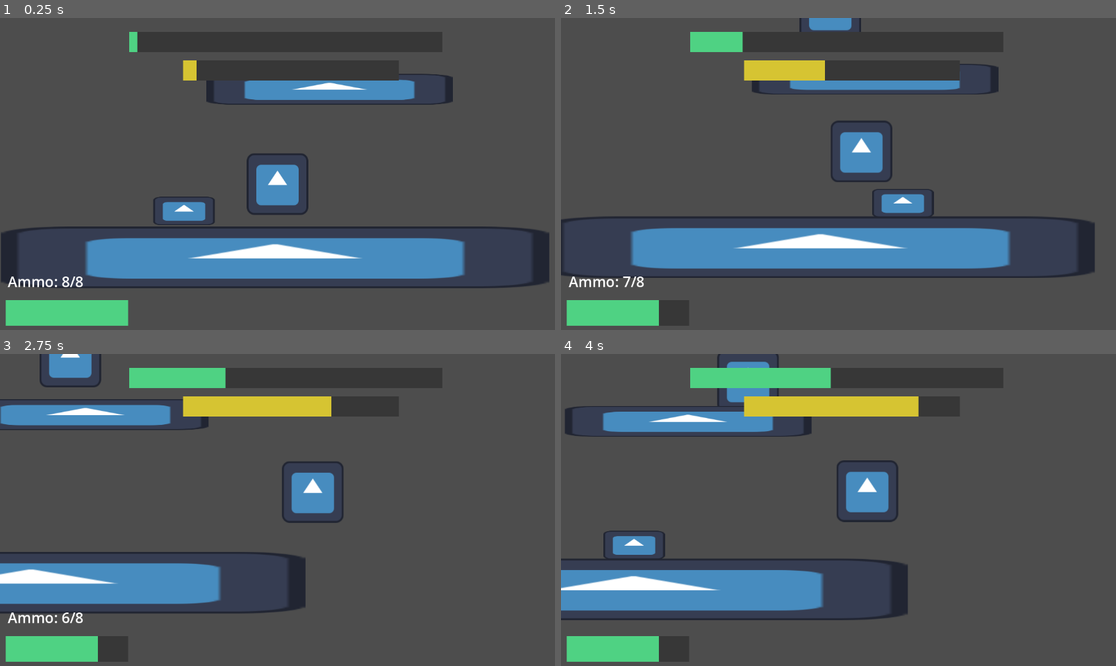
Above: before the commit, frames 1-4 (two rows, left to right).
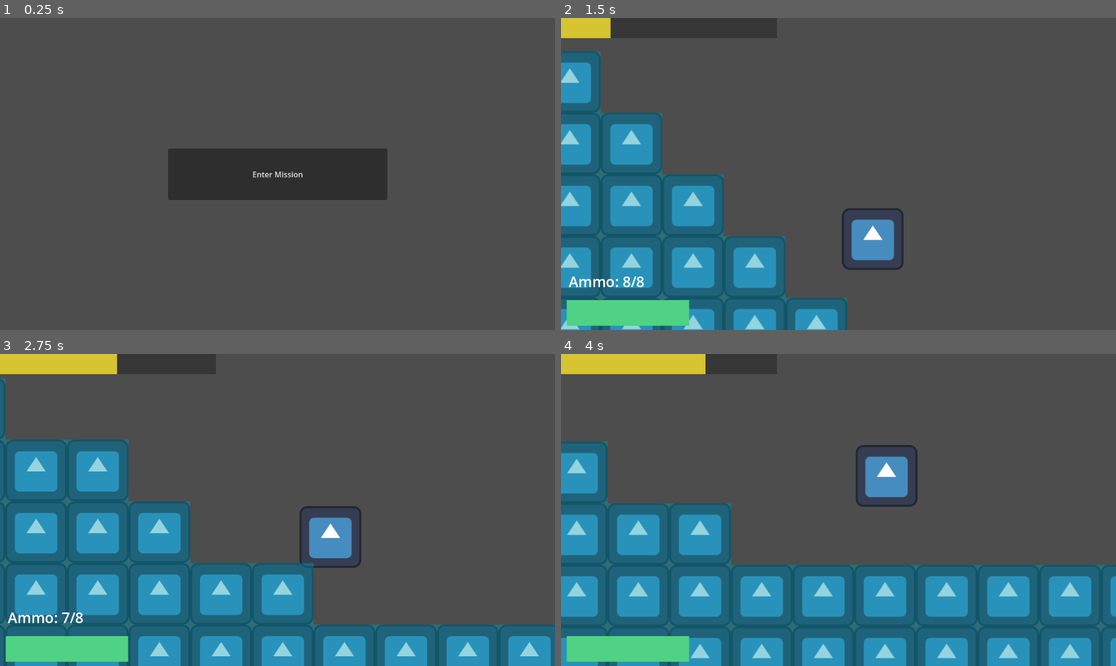
Above: after the commit, the same moments.

Repository: dzfrias/gladiator
Game: Godot game, scene res://scenes/test_scene.tscn
Two runs of this game, one before a commit and one after it. Both use one fixed random seed, a clock stepped at 60 frames per second and the inputs below. The engine's default icon, where the game draws it, is replaced by a stand-in: a white triangle on a blue panel in a dark square.
Inputs (mouse positions are in pixels of both pictures, inside the frame that each line leads up to):
- Up to frame 1 (0.25 s): no input
- Up to frame 2 (1.5 s): click (838, 174) at 0.5 s, where only the run after the commit has a clickable "Enter Mission"; move the mouse to (960, 158) at 1.27 s; hold D (right) from 1.28 s (still down); hold Space (jump) from 1.28 s (still down)
- Up to frame 3 (2.75 s): keep holding D (right); move the mouse to (166, 525) at 2.02 s; release Space (jump) at 2.03 s; click (166, 525) at 2.1 s; tap Space (jump) at 2.27, 2.3, 2.57 s
- Up to frame 4 (4 s): move the mouse to (894, 441) at 2.77 s; release D (right) at 2.78 s; hold A (left) 2.78-3.53 s; hold E (roll) 2.78-3.53 s; tap Space (jump) at 3.05, 3.77, 3.8 s; move the mouse to (810, 572) at 3.52 s; hold D (right) from 3.53 s (still down); tap Q (toggle_weapon) at 3.6 s

The runs differ from the first frame. In frame 1, 23% of the frame differs, in the area x 0-99%, y 4-99%; in frame 2, 35%; in frame 3, 44%; in frame 4, 49%, in the area x 0-100%, y 0-100%.

Commit message:
Add basic mission system

Diff:
--- a/project.godot
+++ b/project.godot
@@ -19,6 +19,7 @@
 
 Constants="*res://scripts/util/Constants.gd"
 Debug="*res://scripts/util/Debug.gd"
+MissionManager="*res://scripts/mission_manager.gd"
 
 [input]
 
--- /dev/null
+++ b/scenes/acid_rain_indicator.tscn
@@ -0,0 +1,18 @@
+[gd_scene load_steps=4 format=3 uid="uid://bhayxr4wyjijd"]
+
+[ext_resource type="Script" path="res://scripts/ui/acid_rain_indicator.gd" id="1_jwrjw"]
+
+[sub_resource type="StyleBoxFlat" id="StyleBoxFlat_eba51"]
+bg_color = Color(0.215902, 0.215902, 0.215902, 1)
+
+[sub_resource type="StyleBoxFlat" id="StyleBoxFlat_uoitw"]
+bg_color = Color(0.310203, 0.822627, 0.514826, 1)
+
+[node name="AcidRainIndicator" type="ProgressBar"]
+offset_right = 650.0
+offset_bottom = 42.0
+theme_override_font_sizes/font_size = 30
+theme_override_styles/background = SubResource("StyleBoxFlat_eba51")
+theme_override_styles/fill = SubResource("StyleBoxFlat_uoitw")
+show_percentage = false
+script = ExtResource("1_jwrjw")
--- /dev/null
+++ b/scenes/lightning_indicator.tscn
@@ -0,0 +1,18 @@
+[gd_scene load_steps=4 format=3 uid="uid://bm0hxwrfnl0cc"]
+
+[ext_resource type="Script" path="res://scripts/ui/lightning_indicator.gd" id="1_qnc1m"]
+
+[sub_resource type="StyleBoxFlat" id="StyleBoxFlat_eba51"]
+bg_color = Color(0.215902, 0.215902, 0.215902, 1)
+
+[sub_resource type="StyleBoxFlat" id="StyleBoxFlat_vrxf2"]
+bg_color = Color(0.838505, 0.770122, 0.196965, 1)
+
+[node name="LightningIndicator" type="ProgressBar"]
+offset_right = 448.0
+offset_bottom = 42.0
+theme_override_font_sizes/font_size = 30
+theme_override_styles/background = SubResource("StyleBoxFlat_eba51")
+theme_override_styles/fill = SubResource("StyleBoxFlat_vrxf2")
+show_percentage = false
+script = ExtResource("1_qnc1m")
--- /dev/null
+++ b/scenes/mission.tscn
@@ -0,0 +1,85 @@
+[gd_scene load_steps=18 format=3 uid="uid://bcjerk6m5dfga"]
+
+[ext_resource type="Texture2D" uid="uid://dccns2r7l5dx3" path="res://assets/icon.svg" id="1_a3wti"]
+[ext_resource type="Script" path="res://scripts/procedural_generation.gd" id="2_iogpu"]
+[ext_resource type="PackedScene" uid="uid://dv7ihnextsw4v" path="res://scenes/player.tscn" id="3_mkemn"]
+[ext_resource type="Script" path="res://scripts/enemy_spawner.gd" id="4_orx62"]
+[ext_resource type="PackedScene" uid="uid://bydm8vffd6nwt" path="res://scenes/wolf.tscn" id="5_61yb7"]
+[ext_resource type="PackedScene" uid="uid://brhth4kuom7aw" path="res://scenes/vulture.tscn" id="6_q2hro"]
+[ext_resource type="Script" path="res://scripts/ui/ammo_ui.gd" id="8_kos0p"]
+[ext_resource type="PackedScene" uid="uid://bm0hxwrfnl0cc" path="res://scenes/lightning_indicator.tscn" id="8_l4yi6"]
+[ext_resource type="Script" path="res://scripts/ui/mission_ui.gd" id="8_lt0d7"]
+[ext_resource type="Script" path="res://scripts/ui/health_bar.gd" id="9_ia2mn"]
+[ext_resource type="PackedScene" uid="uid://bhayxr4wyjijd" path="res://scenes/acid_rain_indicator.tscn" id="9_iri0h"]
+
+[sub_resource type="TileSetAtlasSource" id="TileSetAtlasSource_r4vu7"]
+texture = ExtResource("1_a3wti")
+texture_region_size = Vector2i(128, 128)
+0:0/0 = 0
+0:0/0/physics_layer_0/polygon_0/points = PackedVector2Array(-64, -64, 64, -64, 64, 64, -64, 64)
+
+[sub_resource type="TileSet" id="TileSet_ww7cr"]
+tile_size = Vector2i(128, 128)
+physics_layer_0/collision_layer = 1
+sources/1 = SubResource("TileSetAtlasSource_r4vu7")
+
+[sub_resource type="FastNoiseLite" id="FastNoiseLite_3fpmt"]
+
+[sub_resource type="NoiseTexture2D" id="NoiseTexture2D_xlxtx"]
+noise = SubResource("FastNoiseLite_3fpmt")
+
+[sub_resource type="StyleBoxFlat" id="StyleBoxFlat_k1jq8"]
+bg_color = Color(0.215902, 0.215902, 0.215902, 1)
+
+[sub_resource type="StyleBoxFlat" id="StyleBoxFlat_u5mr4"]
+bg_color = Color(0.310203, 0.822627, 0.514826, 1)
+
+[node name="Mission" type="Node2D"]
+
+[node name="TileMapLayer" type="TileMapLayer" parent="." node_paths=PackedStringArray("noise_sprite")]
+tile_set = SubResource("TileSet_ww7cr")
+collision_visibility_mode = 1
+script = ExtResource("2_iogpu")
+noise_sprite = NodePath("../Noise")
+
+[node name="Noise" type="Sprite2D" parent="."]
+position = Vector2(-676, 0)
+texture = SubResource("NoiseTexture2D_xlxtx")
+
+[node name="Player" parent="." instance=ExtResource("3_mkemn")]
+position = Vector2(957, -44)
+move_speed = 600.0
+jump_speed = 700.0
+
+[node name="EnemySpawner" type="Node2D" parent="." node_paths=PackedStringArray("tilemap")]
+script = ExtResource("4_orx62")
+tilemap = NodePath("../TileMapLayer")
+wolf_scene = ExtResource("5_61yb7")
+vulture_scene = ExtResource("6_q2hro")
+
+[node name="UI" type="CanvasLayer" parent="."]
+script = ExtResource("8_lt0d7")
+lightning_scene = ExtResource("8_l4yi6")
+acid_rain_scene = ExtResource("9_iri0h")
+
+[node name="Ammo" type="Label" parent="UI"]
+offset_left = 16.0
+offset_top = 523.0
+offset_right = 174.0
+offset_bottom = 572.0
+theme_override_font_sizes/font_size = 30
+text = "Ammo: 0/0"
+vertical_alignment = 1
+script = ExtResource("8_kos0p")
+
+[node name="HealthBar" type="ProgressBar" parent="UI"]
+offset_left = 12.0
+offset_top = 586.0
+offset_right = 266.0
+offset_bottom = 639.0
+theme_override_font_sizes/font_size = 30
+theme_override_styles/background = SubResource("StyleBoxFlat_k1jq8")
+theme_override_styles/fill = SubResource("StyleBoxFlat_u5mr4")
+value = 100.0
+show_percentage = false
+script = ExtResource("9_ia2mn")
--- a/scenes/test_scene.tscn
+++ b/scenes/test_scene.tscn
@@ -1,132 +1,22 @@
-[gd_scene load_steps=16 format=3 uid="uid://bwfjl353c2wgp"]
+[gd_scene load_steps=2 format=3 uid="uid://bwfjl353c2wgp"]
 
-[ext_resource type="PackedScene" uid="uid://dv7ihnextsw4v" path="res://scenes/player.tscn" id="1_ql7v1"]
-[ext_resource type="Script" path="res://scripts/lightning.gd" id="2_pspid"]
-[ext_resource type="Texture2D" uid="uid://dccns2r7l5dx3" path="res://assets/icon.svg" id="2_xlqv4"]
-[ext_resource type="PackedScene" uid="uid://bydm8vffd6nwt" path="res://scenes/wolf.tscn" id="3_o7uif"]
-[ext_resource type="Script" path="res://scripts/ui/ammo_ui.gd" id="4_sei8v"]
-[ext_resource type="Script" path="res://scripts/ui/health_bar.gd" id="5_hwu5q"]
-[ext_resource type="PackedScene" uid="uid://brhth4kuom7aw" path="res://scenes/vulture.tscn" id="6_4ttbr"]
-[ext_resource type="Script" path="res://scripts/acid_rain.gd" id="7_8dpbw"]
-[ext_resource type="Script" path="res://scripts/ui/acid_rain_indicator.gd" id="7_8o478"]
-[ext_resource type="Script" path="res://scripts/ui/lightning_indicator.gd" id="9_l752i"]
-
-[sub_resource type="RectangleShape2D" id="RectangleShape2D_yvj7l"]
-size = Vector2(128, 126)
-
-[sub_resource type="StyleBoxFlat" id="StyleBoxFlat_eba51"]
-bg_color = Color(0.215902, 0.215902, 0.215902, 1)
-
-[sub_resource type="StyleBoxFlat" id="StyleBoxFlat_uoitw"]
-bg_color = Color(0.310203, 0.822627, 0.514826, 1)
-
-[sub_resource type="StyleBoxFlat" id="StyleBoxFlat_vrxf2"]
-bg_color = Color(0.838505, 0.770122, 0.196965, 1)
-
-[sub_resource type="RectangleShape2D" id="RectangleShape2D_rvov1"]
-size = Vector2(510, 64)
+[ext_resource type="Script" path="res://scripts/ui/test_mission_button.gd" id="1_dd6cd"]
 
 [node name="TestScene" type="Node2D"]
 
-[node name="AcidRain" type="RayCast2D" parent="." node_paths=PackedStringArray("debug_line")]
-position = Vector2(0, -1194)
-target_position = Vector2(0, 10000)
-collision_mask = 11
-script = ExtResource("7_8dpbw")
-debug_line = NodePath("Line2D")
+[node name="CanvasLayer" type="CanvasLayer" parent="."]
 
-[node name="Line2D" type="Line2D" parent="AcidRain"]
-default_color = Color(0.203922, 0.666667, 0.45098, 1)
-
-[node name="Lightning" type="Node2D" parent="."]
-script = ExtResource("2_pspid")
-
-[node name="Player" parent="." instance=ExtResource("1_ql7v1")]
-position = Vector2(8, -61)
-move_speed = 400.0
-
-[node name="Floor" type="StaticBody2D" parent="."]
-position = Vector2(3, 124)
-scale = Vector2(8.895, 1)
-
-[node name="Block" type="Sprite2D" parent="Floor"]
-texture = ExtResource("2_xlqv4")
-
-[node name="CollisionShape2D" type="CollisionShape2D" parent="Floor"]
-shape = SubResource("RectangleShape2D_yvj7l")
-
-[node name="Wolf" parent="." instance=ExtResource("3_o7uif")]
-position = Vector2(-236, -1)
-
-[node name="HUD" type="CanvasLayer" parent="."]
-
-[node name="AmmoUI" type="Label" parent="HUD"]
-offset_left = 16.0
-offset_top = 523.0
-offset_right = 174.0
-offset_bottom = 572.0
-theme_override_font_sizes/font_size = 30
-text = "Ammo: 0/0"
-vertical_alignment = 1
-script = ExtResource("4_sei8v")
-
-[node name="HealthBar" type="ProgressBar" parent="HUD"]
-offset_left = 12.0
-offset_top = 586.0
-offset_right = 266.0
-offset_bottom = 639.0
-theme_override_font_sizes/font_size = 30
-theme_override_styles/background = SubResource("StyleBoxFlat_eba51")
-theme_override_styles/fill = SubResource("StyleBoxFlat_uoitw")
-value = 100.0
-show_percentage = false
-script = ExtResource("5_hwu5q")
-
-[node name="AcidRainIndicator" type="ProgressBar" parent="HUD" node_paths=PackedStringArray("acid_rain")]
-anchors_preset = -1
-anchor_left = 0.515
-anchor_top = 0.077
-anchor_right = 0.515
-anchor_bottom = 0.077
-offset_left = -325.28
-offset_top = -20.896
-offset_right = 324.72
-offset_bottom = 21.104
-theme_override_font_sizes/font_size = 30
-theme_override_styles/background = SubResource("StyleBoxFlat_eba51")
-theme_override_styles/fill = SubResource("StyleBoxFlat_uoitw")
-show_percentage = false
-script = ExtResource("7_8o478")
-acid_rain = NodePath("../../AcidRain")
-
-[node name="LightningIndicator" type="ProgressBar" parent="HUD" node_paths=PackedStringArray("lightning")]
-anchors_preset = -1
-anchor_left = 0.524
-anchor_top = 0.168
-anchor_right = 0.524
-anchor_bottom = 0.168
-offset_left = -223.648
-offset_top = -20.864
-offset_right = 224.352
-offset_bottom = 21.136
-theme_override_font_sizes/font_size = 30
-theme_override_styles/background = SubResource("StyleBoxFlat_eba51")
-theme_override_styles/fill = SubResource("StyleBoxFlat_vrxf2")
-show_percentage = false
-script = ExtResource("9_l752i")
-lightning = NodePath("../../Lightning")
-
-[node name="Vulture" parent="." instance=ExtResource("6_4ttbr")]
-position = Vector2(0, -500)
-
-[node name="Roof" type="StaticBody2D" parent="."]
-position = Vector2(116, -225)
-collision_layer = 8
-collision_mask = 8
-
-[node name="Sprite2D" type="Sprite2D" parent="Roof"]
-scale = Vector2(4, 0.5)
-texture = ExtResource("2_xlqv4")
-
-[node name="CollisionShape2D" type="CollisionShape2D" parent="Roof"]
-shape = SubResource("RectangleShape2D_rvov1")
+[node name="Button" type="Button" parent="CanvasLayer"]
+anchors_preset = 8
+anchor_left = 0.5
+anchor_top = 0.5
+anchor_right = 0.5
+anchor_bottom = 0.5
+offset_left = -227.5
+offset_top = -53.5
+offset_right = 227.5
+offset_bottom = 53.5
+grow_horizontal = 2
+grow_vertical = 2
+text = "Enter Mission"
+script = ExtResource("1_dd6cd")
--- a/scripts/acid_rain.gd
+++ b/scripts/acid_rain.gd
@@ -1,6 +1,5 @@
 class_name AcidRain extends RayCast2D
 
-@export var debug_line: Line2D
 @export var time_between_damage: float = 1
 @export var damage: float = 2
 @export var cycle_off_mean_time := 10.0
@@ -13,12 +12,12 @@
 signal timer_changed(timer: SceneTreeTimer)
 
 func _ready() -> void:
+	collision_mask = Constants.ENVIRONMENT_LAYER | Constants.ROOF_LAYER | Constants.PLAYER_LAYER
 	_cycle()
 
 func _process(_delta: float) -> void:
 	global_position.x = Player.Instance.global_position.x
 
-	_move_debug_line()
 	if is_colliding():
 		var collider = get_collider()
 		if collider is Player and _can_damage:
@@ -31,23 +30,14 @@
 	await get_tree().create_timer(time_between_damage).timeout
 	_can_damage = true
 
-func _move_debug_line():
-	debug_line.clear_points()
-	debug_line.global_position = global_position
-	debug_line.add_point(Vector2.ZERO, 0)
-	debug_line.add_point(target_position, 1)
-
 func _cycle():
-	var line_width = debug_line.width
 	while true:
 		enabled = false
-		debug_line.width = 0
 		var wait_time = randfn(cycle_off_mean_time, cycle_off_sd)
 		var timer = get_tree().create_timer(wait_time)
 		timer_changed.emit(timer)
 		await timer.timeout
 		enabled = true
-		debug_line.width = line_width
 		var on_time = randfn(cycle_on_mean_time, cycle_on_sd)
 		timer = get_tree().create_timer(on_time)
 		timer_changed.emit(timer)
--- a/scripts/enemy_spawner.gd
+++ b/scripts/enemy_spawner.gd
@@ -1,28 +1,25 @@
 extends Node2D
 
 @export var tilemap: ProceduralGeneration
-
 @export var wolf_scene: PackedScene
 @export var vulture_scene: PackedScene
-
-@export var wolf_spawn_height = 1
-@export var vulture_spawn_height = 3
-
 @export var wolf_spawn_chance: float = 0.06
 @export var vulture_spawn_chance: float = 0.06
-
 @export var x_pos_padding = 10
 
 func _ready() -> void:
-	for x in range(x_pos_padding, tilemap.get_x_distance() - x_pos_padding):
-		spawn_enemies_with_chance(x, tilemap.get_ground_height(x))
+	for x in range(x_pos_padding, tilemap.x_distance - x_pos_padding):
+		spawn_enemies_with_chance(x)
 
-func spawn_enemies_with_chance(x, ground):
-	spawn_enemy_with_chance(wolf_scene, x, wolf_spawn_chance, ground, wolf_spawn_height)
-	spawn_enemy_with_chance(vulture_scene, x, vulture_spawn_chance, ground, vulture_spawn_height)
+func spawn_enemies_with_chance(x: int):
+	const WOLF_SPAWN_HEIGHT = 1
+	const VULTURE_SPAWN_HEIGHT = 3
+	spawn_enemy_with_chance(wolf_scene, x, wolf_spawn_chance, WOLF_SPAWN_HEIGHT)
+	spawn_enemy_with_chance(vulture_scene, x, vulture_spawn_chance, VULTURE_SPAWN_HEIGHT)
 
-func spawn_enemy_with_chance(enemy_scene: PackedScene, x_pos: int, spawn_chance: float, ground_height: int, spawn_height: int = 1):
+func spawn_enemy_with_chance(enemy_scene: PackedScene, x_pos: int, spawn_chance: float, spawn_height: int = 1):
+	var ground_height := tilemap.get_ground_height(x_pos)
 	if randf_range(0, 1) < spawn_chance:
 		var enemy = enemy_scene.instantiate()
 		enemy.global_position = to_global(tilemap.map_to_local(Vector2(x_pos, ground_height - spawn_height)))
-		get_tree().root.add_child.call_deferred(enemy)
+		get_tree().root.get_child(-1).add_child.call_deferred(enemy)
--- /dev/null
+++ b/scripts/mission.gd
@@ -0,0 +1,8 @@
+class_name Mission extends Node
+
+var gold: int
+
+signal mission_finished
+
+func _enter_tree() -> void:
+	assert(gold > 0)
--- /dev/null
+++ b/scripts/mission_manager.gd
@@ -0,0 +1,31 @@
+extends Node
+
+var weather: Node
+var mission: Mission
+
+var _mission_scene = preload("res://scenes/mission.tscn")
+var _home_scene = preload("res://scenes/test_scene.tscn")
+
+func enter_mission() -> void:
+	_goto_mission.call_deferred()
+
+func return_home() -> void:
+	assert(mission != null)
+	_goto_home.call_deferred()
+
+func _goto_home() -> void:
+	_load_scene(_home_scene)
+
+func _goto_mission() -> void:
+	var new_scene := _load_scene(_mission_scene)
+	if weather:
+		new_scene.add_child(weather)
+	new_scene.add_child(mission)
+	mission.mission_finished.connect(return_home)
+
+func _load_scene(scene: PackedScene) -> Node:
+	get_tree().root.get_child(-1).free()
+	var new_scene = scene.instantiate()
+	get_tree().root.add_child(new_scene)
+	get_tree().current_scene = new_scene
+	return new_scene
--- a/scripts/procedural_generation.gd
+++ b/scripts/procedural_generation.gd
@@ -4,24 +4,21 @@
 const BLOCK_TILE_ATLAS_POS = Vector2(0, 0)
 
 @export var noise_sprite: Sprite2D
+@export var x_distance = 200
 
 @onready var noise: Noise = noise_sprite.texture.noise
 var depth_multiplier = 20
-var x_distance = 200
 var y_distance = 50
 
-var ground_height: Dictionary
+var _ground_heights: Array[int]
 
 func _ready() -> void:
 	noise.seed = randi_range(0, 1000)
 	for x in x_distance:
-		var ground = abs(noise.get_noise_2d(x, 0) * depth_multiplier)
-		ground_height[x] = ground
+		var ground := absi(noise.get_noise_2d(x, 0) * depth_multiplier)
+		_ground_heights.append(ground)
 		for y in range(ground, y_distance):
 			set_cell(Vector2(x, y), BLOCK_ID, BLOCK_TILE_ATLAS_POS)
 
 func get_ground_height(x_pos: int) -> int:
-	return ground_height[x_pos]
-
-func get_x_distance() -> int:
-	return x_distance
+	return _ground_heights[x_pos]
--- a/scripts/structure_spawner.gd
+++ b/scripts/structure_spawner.gd
@@ -4,46 +4,47 @@
 @export var structure_scene: PackedScene
 
 @onready var fnl = FastNoiseLite.new()
-@onready var flat_ground_required = get_structure_size()[0]
-var taken_locations: Array
+@onready var flat_ground_required = _get_structure_size()[0]
+var _taken_locations: Array[int]
+
 var tile_offset = Vector2(-64, 64)
 
 func _ready() -> void:
 	fnl.seed = randi_range(0, 1000)
-	for x in range(0, procedural_generation.get_x_distance()):
-		if is_flat_ground(x) and !taken_locations.has(x) and fnl.get_noise_1d(x) > 0:
-			spawn_structure(x)
+	for x in range(0, procedural_generation.x_distance):
+		if _is_flat_ground(x) and !_taken_locations.has(x) and fnl.get_noise_1d(x) > 0:
+			_spawn_structure(x)
 
-func is_flat_ground(x):
+func _is_flat_ground(x: int) -> bool:
 	var ground_height = procedural_generation.get_ground_height(x)
-	if x + flat_ground_required > procedural_generation.get_x_distance(): return false # Checks if the map ends
+	if x + flat_ground_required > procedural_generation.x_distance:
+		return false # Checks if the map ends
 	for i in range(x, x + flat_ground_required):
 		var current_ground_height = procedural_generation.get_ground_height(i)
 		if current_ground_height != ground_height:
 			return false
 	return true
 
-func add_taken_location(start, end):
+func _add_taken_location(start: int, end: int) -> void:
 	for i in range(start, end):
-		taken_locations.append(i)
+		_taken_locations.append(i)
 
-func spawn_structure(x):
+func _spawn_structure(x: int) -> void:
 	print("spawned structure")
 	var structure = structure_scene.instantiate()
-	add_taken_location(x, x + flat_ground_required)
+	_add_taken_location(x, x + flat_ground_required)
 	var tilemap_to_global = procedural_generation.to_global(procedural_generation.map_to_local(Vector2(x, procedural_generation.get_ground_height(x) - 1)))
 	structure.global_position = tilemap_to_global + tile_offset
-	get_tree().root.add_child.call_deferred(structure)
-	copy(structure)
+	_copy(structure)
+	structure.queue_free()
 
-func copy(structure_tilemap: TileMapLayer):
+func _copy(structure_tilemap: TileMapLayer) -> void:
 	for cell in structure_tilemap.get_used_cells():
 		var global_cell_pos = structure_tilemap.to_global(structure_tilemap.map_to_local(cell))
 		var new_cell_pos = procedural_generation.local_to_map(procedural_generation.to_local(global_cell_pos))
-		procedural_generation.set_cell(new_cell_pos, 1, Vector2(0, 0))
-	structure_tilemap.queue_free()
+		procedural_generation.set_cell(new_cell_pos, 1, Vector2i(0, 0))
 
-func get_structure_size():
+func _get_structure_size() -> Vector2i:
 	var structure = structure_scene.instantiate() as TileMapLayer
+	structure.queue_free()
 	return structure.get_used_rect().size
-	structure.queue_free()
--- /dev/null
+++ b/scripts/survival_mission.gd
@@ -0,0 +1,8 @@
+class_name SurvivalMission extends Mission
+
+var time := 30.0
+
+func _process(delta: float) -> void:
+	time -= delta
+	if time <= 0:
+		mission_finished.emit()
--- a/scripts/ui/health_bar.gd
+++ b/scripts/ui/health_bar.gd
@@ -3,11 +3,11 @@
 func _ready() -> void:
 	var player_health = Player.Instance.get_health() as Health
 	max_value = player_health.max_health
-	player_health.damage_taken.connect(on_health_lost)
-	player_health.health_gained.connect(on_health_gained)
+	player_health.damage_taken.connect(_on_health_lost)
+	player_health.health_gained.connect(_on_health_gained)
 
-func on_health_lost(amount: float):
+func _on_health_lost(amount: float):
 	value -= amount
 
-func on_health_gained(amount: float):
+func _on_health_gained(amount: float):
 	value += amount
--- /dev/null
+++ b/scripts/ui/mission_ui.gd
@@ -0,0 +1,15 @@
+class_name MissionUI extends CanvasLayer
+
+@export var lightning_scene: PackedScene
+@export var acid_rain_scene: PackedScene
+
+func _ready() -> void:
+	var indicator: Node
+	if MissionManager.weather is AcidRain:
+		indicator = acid_rain_scene.instantiate()
+		indicator.acid_rain = MissionManager.weather
+	if MissionManager.weather is Lightning:
+		indicator = lightning_scene.instantiate()
+		indicator.lightning = MissionManager.weather
+	if indicator != null:
+		add_child(indicator)
--- /dev/null
+++ b/scripts/ui/test_mission_button.gd
@@ -0,0 +1,10 @@
+extends Button
+
+func _ready() -> void:
+	pressed.connect(_on_pressed)
+
+func _on_pressed() -> void:
+	MissionManager.mission = SurvivalMission.new()
+	MissionManager.mission.gold = 10
+	MissionManager.weather = Lightning.new()
+	MissionManager.enter_mission()
Not shown: 1 places in assets/world_tileset.tres that only renumber resources
Not shown: 1 places in scenes/procedural_generation_test.tscn that only renumber resources
Not shown: 1 places in scenes/structure2.tscn that only renumber resources
